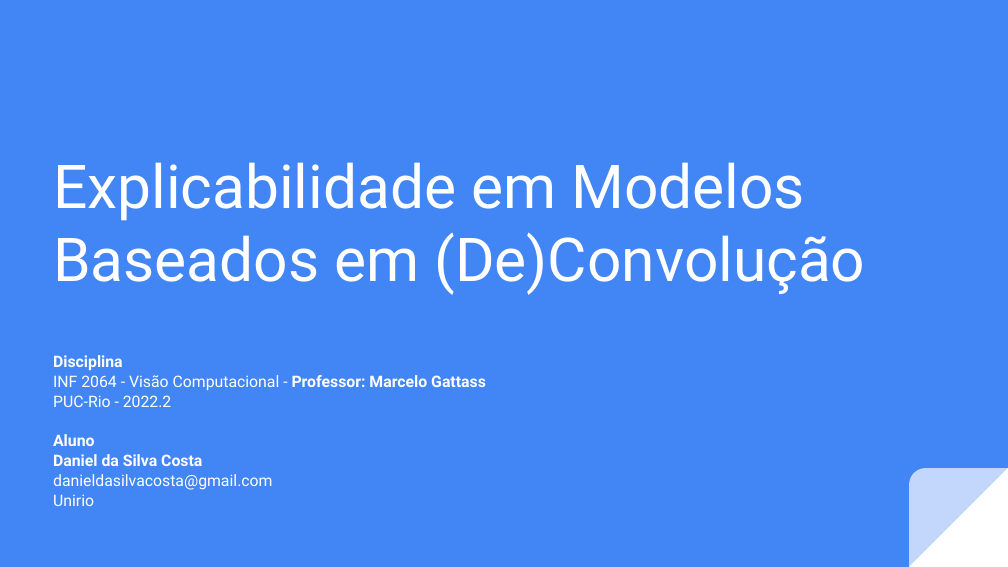
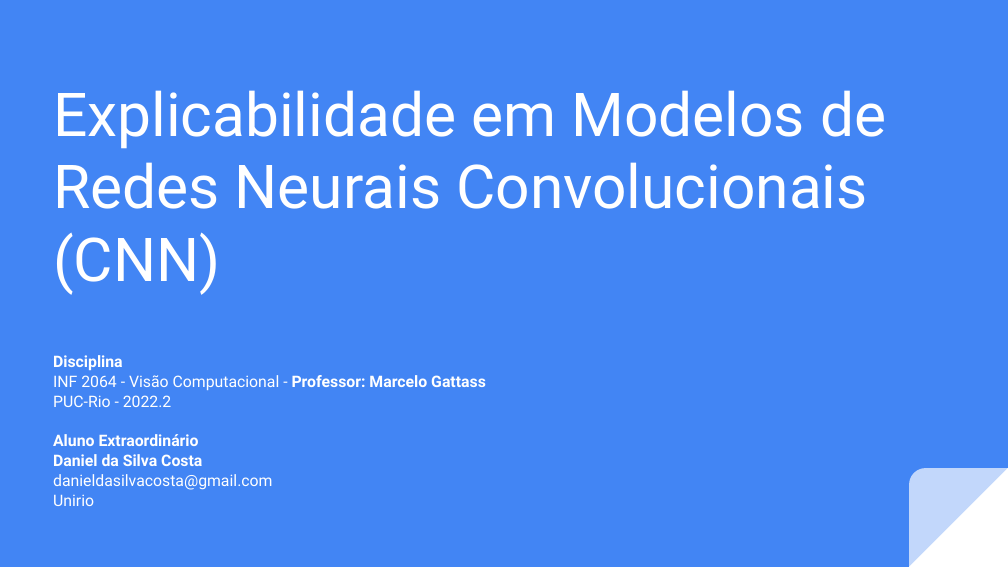
Before and after one commit to danieldasilvacosta/pucrio--vc--trabalhos--2022.2, a slide deck: slide 1 of Trabalho Final - Daniel da Silva Costa/Trabalho Final - Daniel da Silva Costa.pptx. Drawn at 1008x567 pixels with LibreOffice and Linux fonts; fonts in the diff are those of the drawing. Boxes give left, top, right and bottom in pixels: in the first picture for what was removed or moved away, otherwise in the second. Text is boxed around its words. In the diff, an @@ line names an element or a change of style, - is before the commit and + after.

```diff
--- a/Trabalho Final - Daniel da Silva Costa/Trabalho Final - Daniel da Silva Costa.pptx
+++ b/Trabalho Final - Daniel da Silva Costa/Trabalho Final - Daniel da Silva Costa.pptx
@@ title at [53, 90, 886, 295]: text changed @@
-Explicabilidade em Modelos Baseados em (De)Convolução
+Explicabilidade em Modelos de Redes Neurais Convolucionais (CNN)
@@ subtitle at [53, 434, 199, 446]: text changed @@
-Aluno
+Aluno Extraordinário
```
Also in this commit, not shown: 4 other slides changed, 9 slides added, 2 other files.
